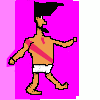
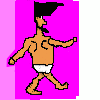
Comparing the layer stacks of the two (100, 100) images. Changes:
painted on "Background" over [25, 36, 59, 81]
